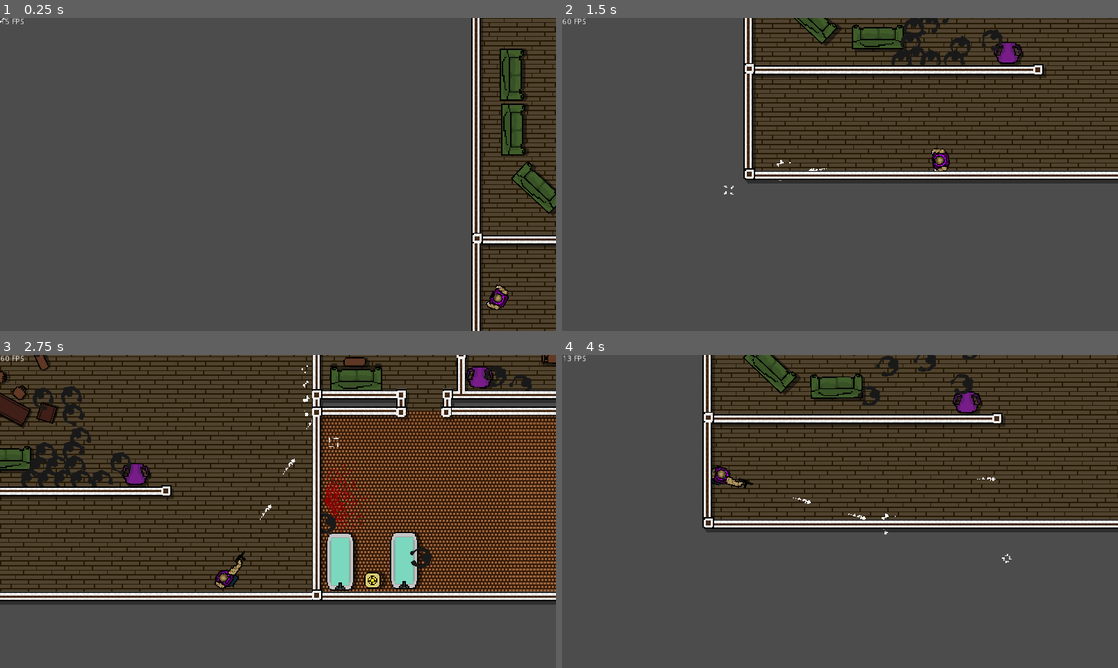
Above: before the commit, frames 1-4 (two rows, left to right).
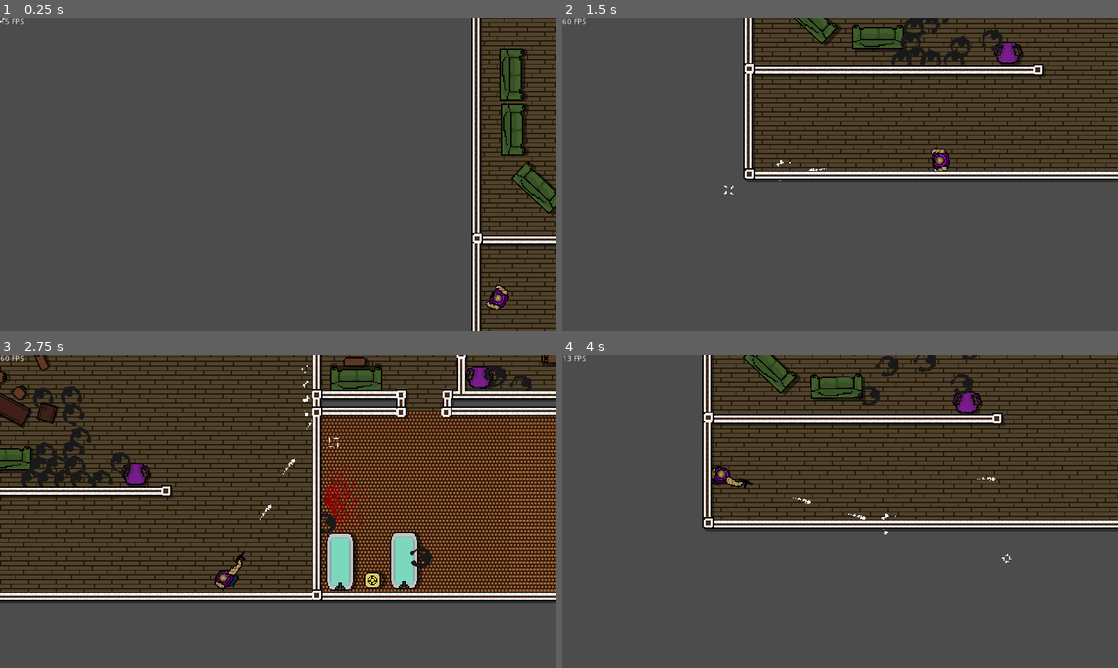
Above: after the commit, the same moments.

Repository: Martovvi/Zombie-Hunter
Game: Godot game, scene res://Game.tscn
The game is run twice, just before and just after one commit, with the same random seed, the same clock (stepped at 60 frames per second) and the same inputs.
Inputs (mouse positions are in pixels of both pictures, inside the frame that each line leads up to):
- Up to frame 1 (0.25 s): no input
- Up to frame 2 (1.5 s): tap Enter at 0.5 s; move the mouse to (962, 158) at 0.52 s; press the mouse at (962, 158) at 0.53 s; hold Right (ui_right) 0.53-1.28 s; move the mouse to (728, 190) at 1.27 s; release the mouse at (728, 190) at 1.28 s; hold Down (ui_down) from 1.28 s (still down); click (728, 190) at 1.35 s
- Up to frame 3 (2.75 s): move the mouse to (333, 442) at 2.02 s; release Down (ui_down) at 2.03 s; press the mouse at (333, 442) at 2.03 s; hold Right (ui_right) from 2.03 s (still down)
- Up to frame 4 (4 s): move the mouse to (812, 574) at 2.77 s; release Right (ui_right) at 2.78 s; release the mouse at (812, 574) at 2.78 s; hold Up (ui_up) 2.78-3.53 s; click (812, 574) at 2.85 s; move the mouse to (1006, 558) at 3.52 s; press the mouse at (1006, 558) at 3.53 s; hold Left (ui_left) from 3.53 s (still down)

The runs differ from the first frame. In frame 1, 0.1% of the frame differs, in the area x 86-100%, y 0-100%; in frame 2, 0.5%; in frame 3, 0.7%, in the area x 0-100%, y 0-80%; in frame 4, 0.3%.

Commit message:
Fixed door gap

Diff:
--- a/scenes/levels/level1.tscn
+++ b/scenes/levels/level1.tscn
@@ -26,7 +26,7 @@
 extents = Vector2( 439.01, 14.0895 )
 
 [sub_resource type="RectangleShape2D" id=4]
-extents = Vector2( 13.142, 166.768 )
+extents = Vector2( 13.142, 143.306 )
 
 [sub_resource type="RectangleShape2D" id=5]
 extents = Vector2( 13.7474, 60.7707 )
@@ -65,12 +65,16 @@
 extents = Vector2( 341.899, 11.4583 )
 
 [node name="Level1" type="Node2D"]
+__meta__ = {
+"_edit_group_": true,
+"_edit_lock_": true
+}
 
 [node name="Walls" type="StaticBody2D" parent="."]
-visible = false
 scale = Vector2( 0.286, 0.286 )
 __meta__ = {
-"_edit_group_": true
+"_edit_group_": true,
+"_edit_lock_": true
 }
 
 [node name="Wall3" type="CollisionShape2D" parent="Walls"]
@@ -89,7 +93,7 @@
 shape = SubResource( 3 )
 
 [node name="Wall4" type="CollisionShape2D" parent="Walls"]
-position = Vector2( 612.694, -500.907 )
+position = Vector2( 612.694, -524.931 )
 z_index = 5
 shape = SubResource( 4 )
 
@@ -170,7 +174,7 @@
 
 [node name="Level1Shadows" type="Sprite" parent="Level1Walls"]
 modulate = Color( 0, 0, 0, 0.533333 )
-position = Vector2( 13, 23 )
+position = Vector2( 12.483, 22.196 )
 z_index = -1
 texture = ExtResource( 3 )
 
Binary file changed: assets/sprites/textures/level1_floor.png
Binary file changed: assets/sprites/textures/level1_shadows.png
Binary file changed: assets/sprites/textures/level1_walls.png
